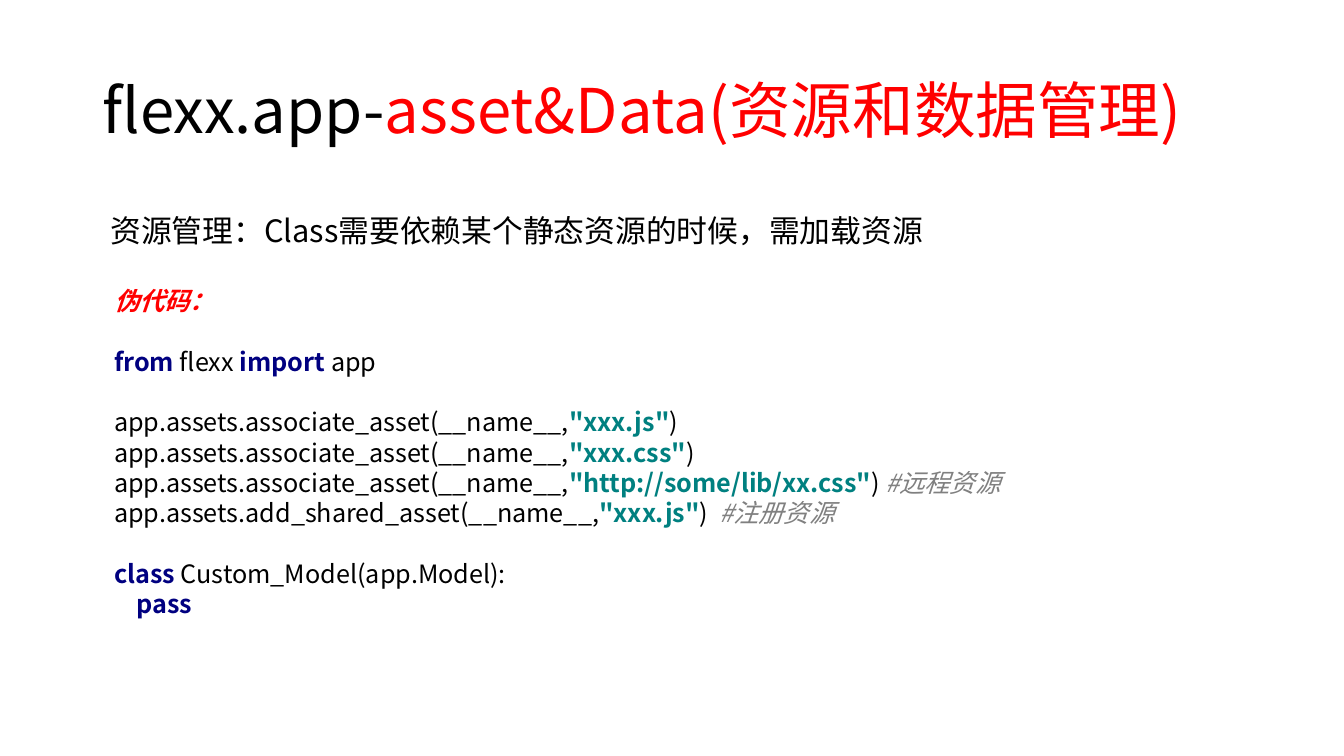
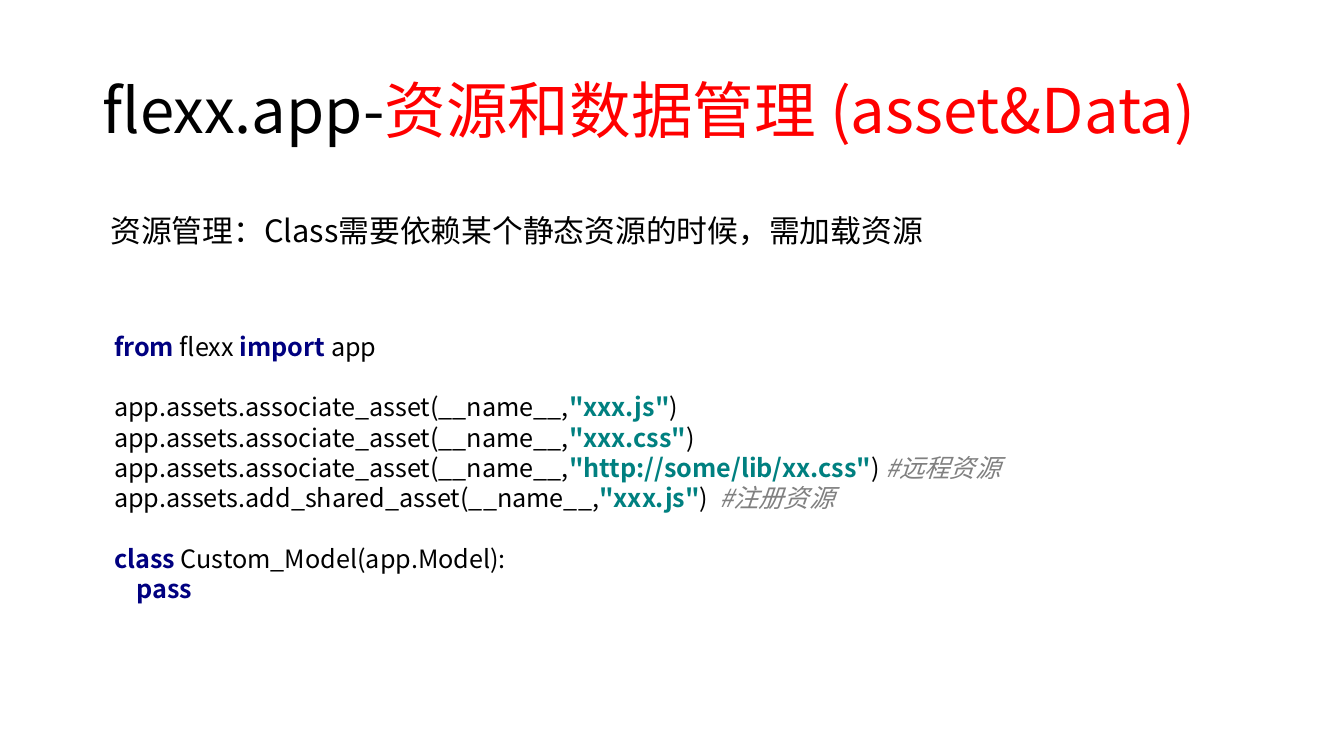
Before and after one commit to 260936767/UpdateServer, a slide deck: slide 21 of flexx_study/report for python&flexx.pptx (slide 19 before the commit). Drawn at 1344x756 pixels with LibreOffice and Linux fonts; fonts in the diff are those of the drawing. Boxes give left, top, right and bottom in pixels: in the first picture for what was removed or moved away, otherwise in the second. Text is boxed around its words. In the diff, an @@ line names an element or a change of style, - is before the commit and + after.

```diff
--- a/flexx_study/report for python&flexx.pptx
+++ b/flexx_study/report for python&flexx.pptx
@@ title at [102,81,1195,147]: text changed @@
-flexx.app-asset&Data(资源和数据管理)
+flexx.app-资源和数据管理 (asset&Data)
@@ text "from flexx import app app.assets.associate_asset(__name__,"x ...": place and size @@
-text "from flexx import app app.assets.associate_asset(__name__,"x ..." at [114,289,1001,619]
+text "from flexx import app app.assets.associate_asset(__name__,"x ..." at [114,335,1001,604]
@@ text at [114,289,215,313]: paragraph removed @@
-伪代码：
```
Also in this commit, not shown: 13 other slides changed, 7 slides added, 1 slide removed, 1 other file.
